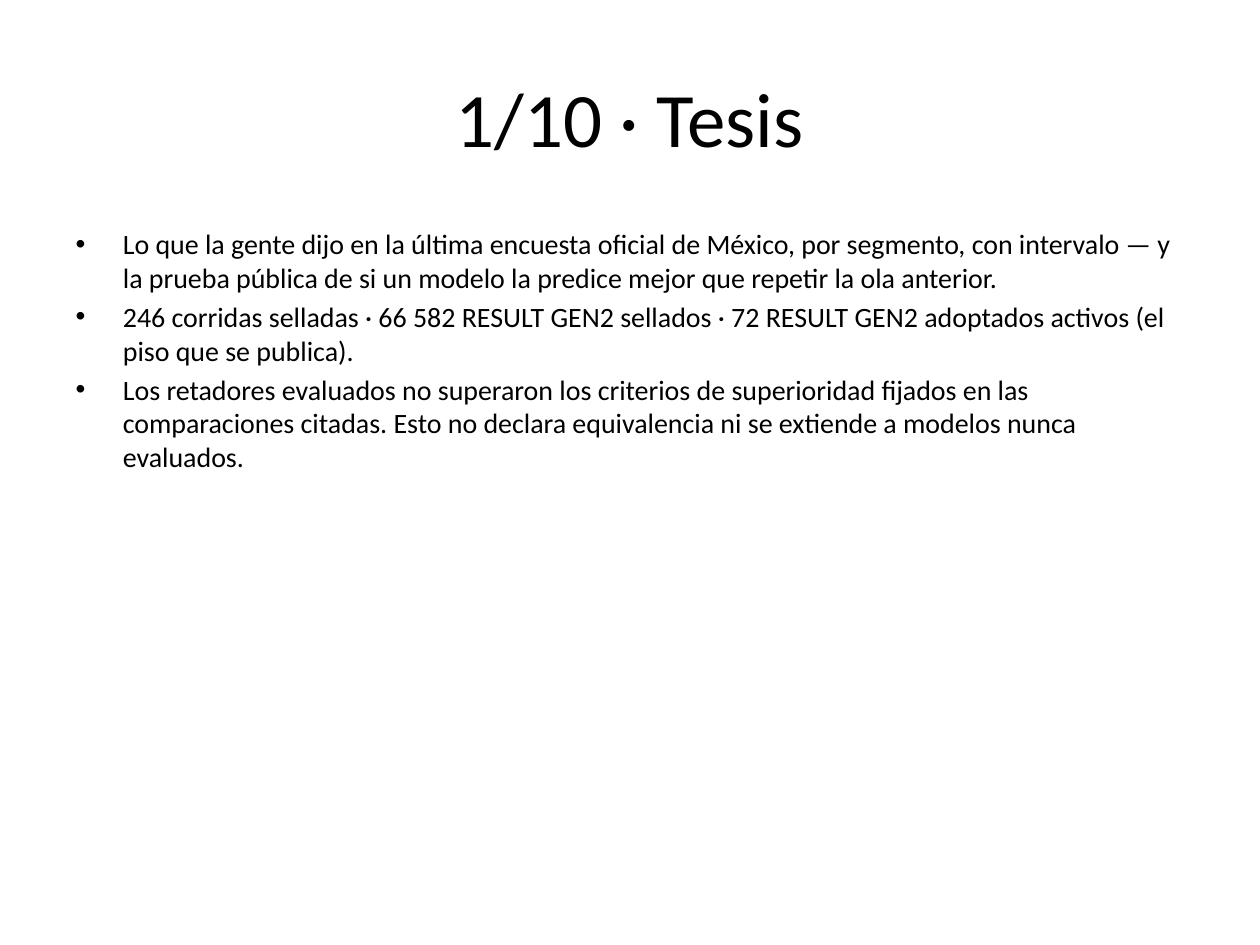
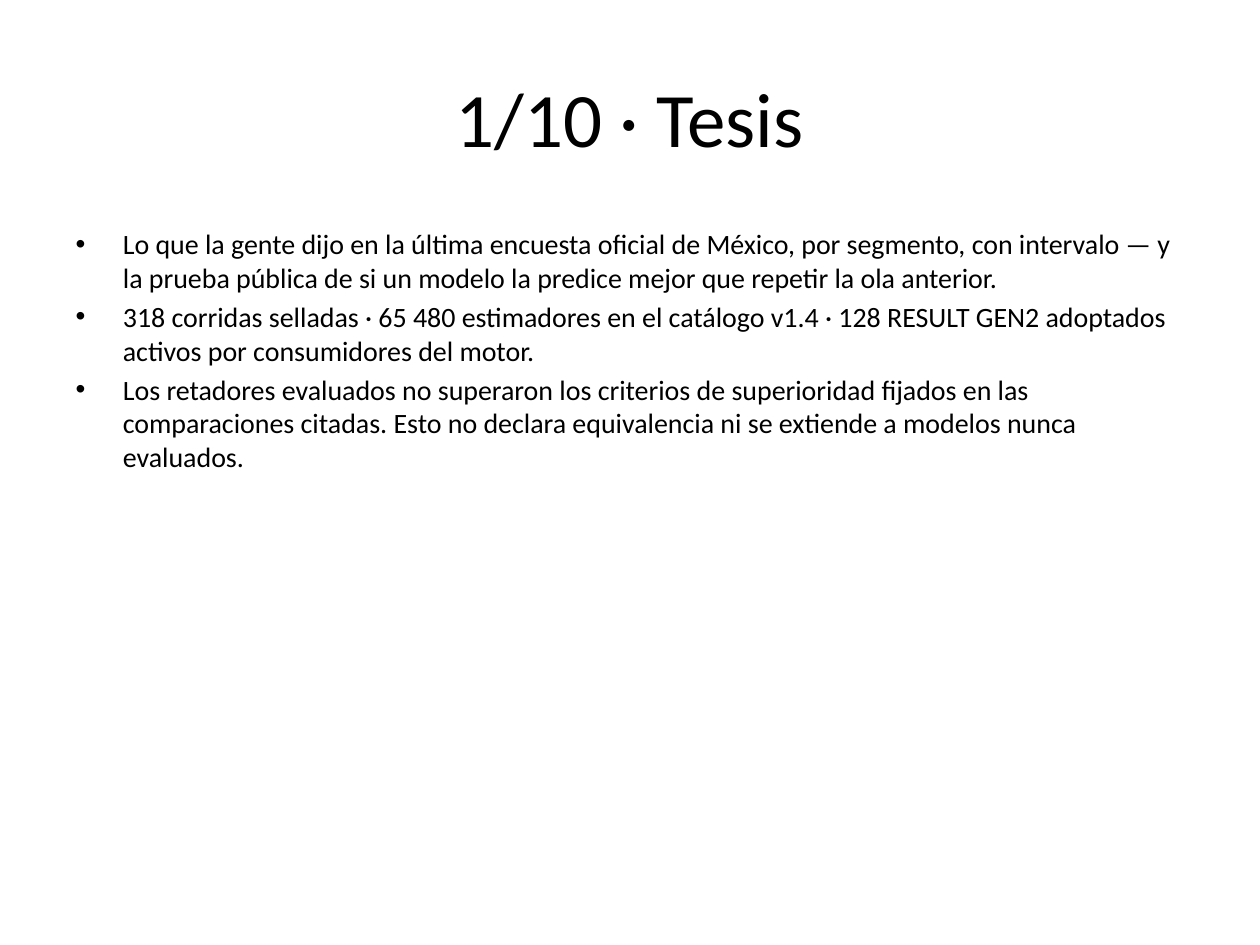
Before and after one commit to Josanoforo/Modelado-Mexicano, a slide deck: slide 2 of docs/deck.pptx. Drawn at 1260x945 pixels with LibreOffice and Linux fonts; fonts in the diff are those of the drawing. Boxes give left, top, right and bottom in pixels: in the first picture for what was removed or moved away, otherwise in the second. Text is boxed around its words. In the diff, an @@ line names an element or a change of style, - is before the commit and + after.

```diff
--- a/docs/deck.pptx
+++ b/docs/deck.pptx
@@ text at <box>123,307,1166,366</box>: text changed @@
-• 246 corridas selladas · 66 582 RESULT GEN2 sellados · 72 RESULT GEN2 adoptados activos (el piso que se publica).
+• 318 corridas selladas · 65 480 estimadores en el catálogo v1.4 · 128 RESULT GEN2 adoptados activos por consumidores del motor.
```
Also in this commit, not shown: 3 other slides changed, 18 other files.
